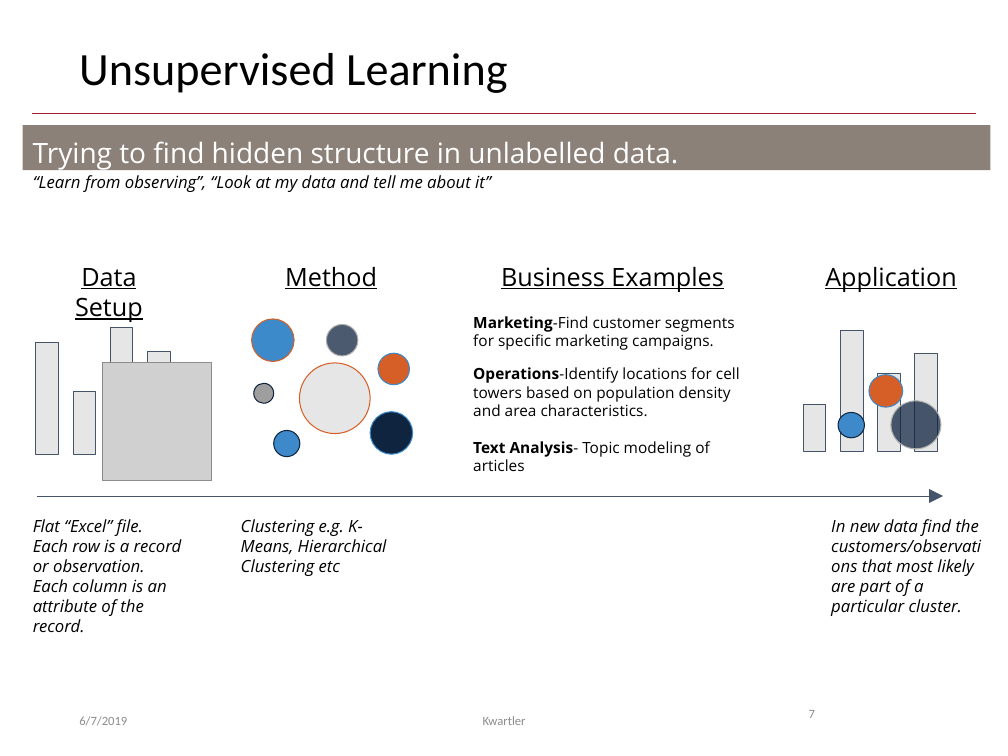
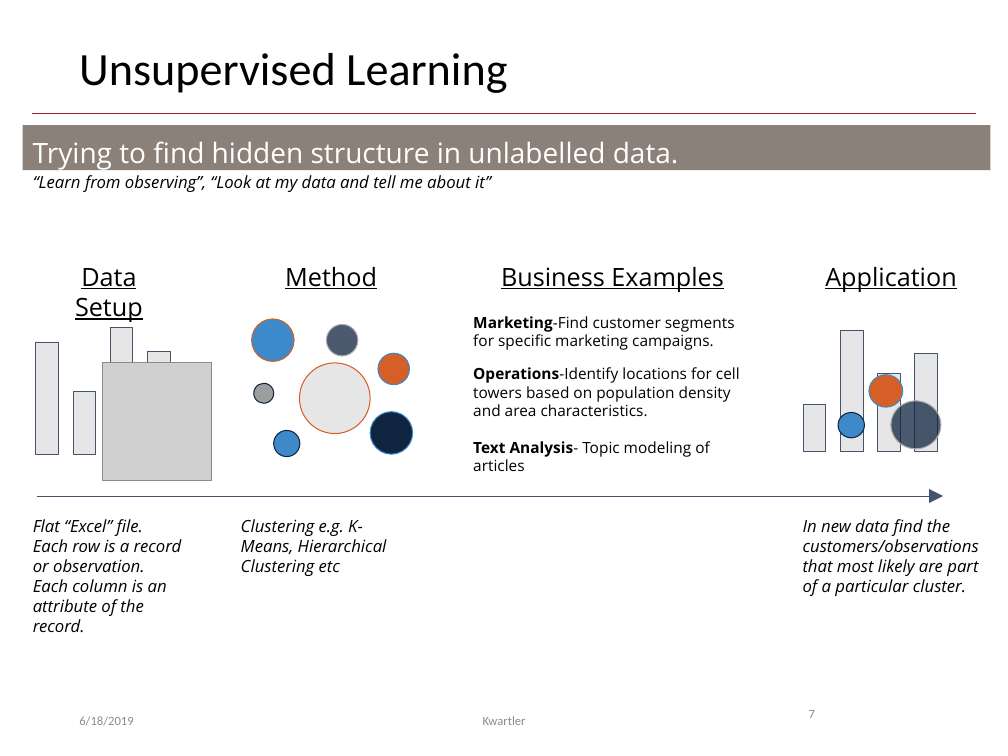
Before and after one commit to kwartler/GSERM_TextMining, a slide deck: slide 7 of C_Wednesday/GSERM_Wedsnesday_UnsupervisedApproaches.pptx. Drawn at 1008x756 pixels with LibreOffice and Linux fonts; fonts in the diff are those of the drawing; grey boxes stand for pictures; background and template pictures are left out. Boxes give left, top, right and bottom in pixels: in the first picture for what was removed or moved away, otherwise in the second. Text is boxed around its words. In the diff, an @@ line names an element or a change of style, - is before the commit and + after.

```diff
--- a/C_Wednesday/GSERM_Wedsnesday_UnsupervisedApproaches.pptx
+++ b/C_Wednesday/GSERM_Wedsnesday_UnsupervisedApproaches.pptx
@@ text "In new data find the ..." rewrapped from (x1=831, y1=519, x2=981, y2=616) to (x1=803, y1=519, x2=979, y2=596) @@
@@ text at (x1=79, y1=716, x2=133, y2=726): text changed @@
-6/7/2019
+6/18/2019
```
Also in this commit, not shown: 42 other slides changed, 1 other file.
